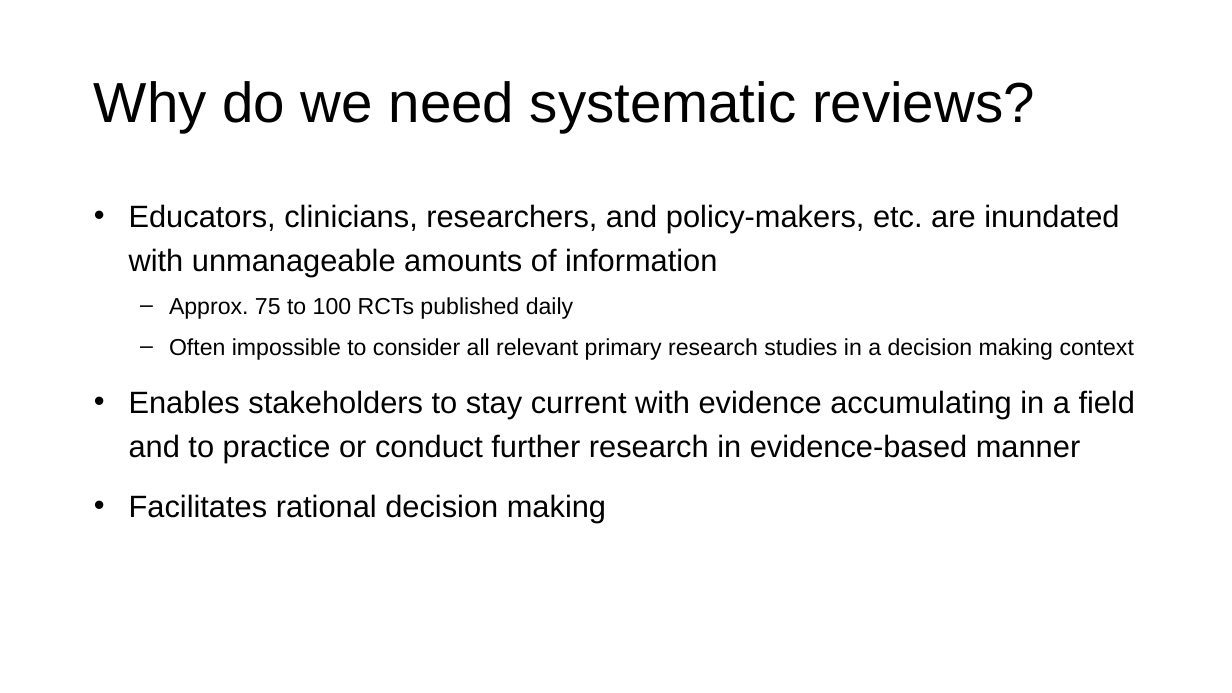
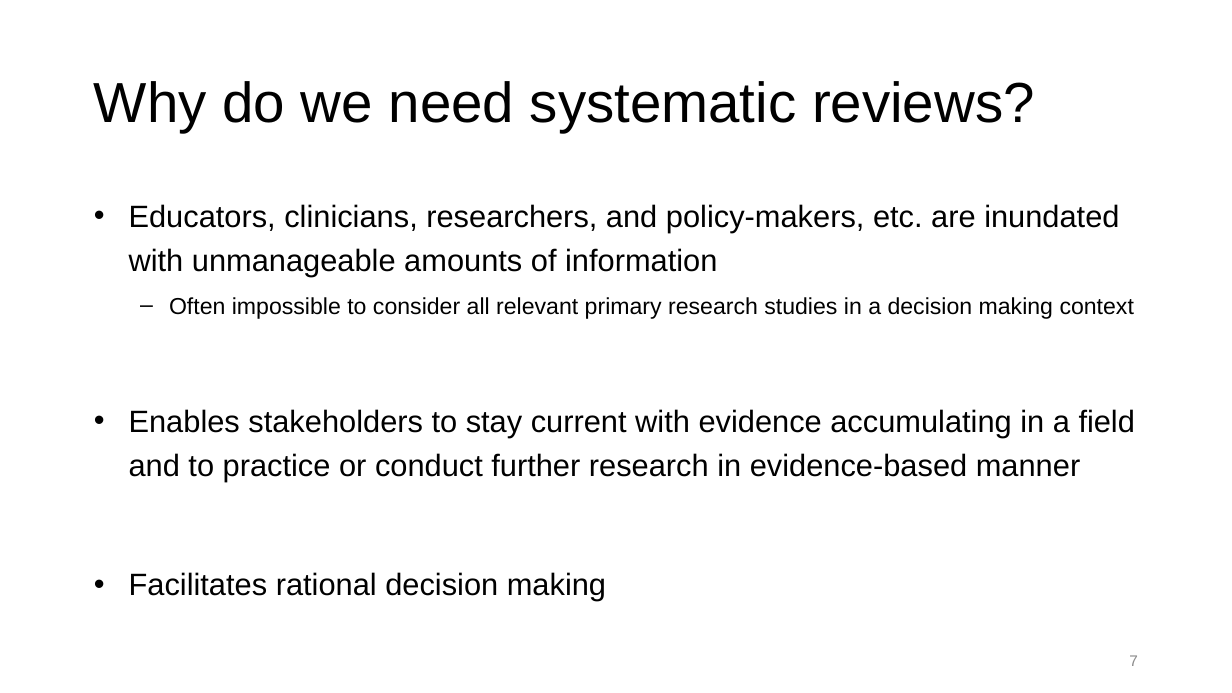
Before and after one commit to tmober/meta-workshop, a slide deck: slide 8 of 01_Intro_Systematic_Review_2021-07-06.pptx (slide 6 before the commit). Drawn at 1232x693 pixels with LibreOffice and Linux fonts; fonts in the diff are those of the drawing. Boxes give left, top, right and bottom in pixels: in the first picture for what was removed or moved away, otherwise in the second. Text is boxed around its words. In the diff, an @@ line names an element or a change of style, - is before the commit and + after.

Commit message:
Update PPTs and index page with link to published dissertation

```diff
--- a/01_Intro_Systematic_Review_2021-07-06.pptx
+++ b/01_Intro_Systematic_Review_2021-07-06.pptx
@@ text at (x1=169, y1=297, x2=573, y2=319): paragraph removed @@
-  – Approx. 75 to 100 RCTs published daily
@@ page number added at (x1=1129, y1=655, x2=1138, y2=666), 12 pt, text #8C8C8C @@
+7
```
Also in this commit, not shown: 64 other slides changed, 2 slides added, 3 other files.
